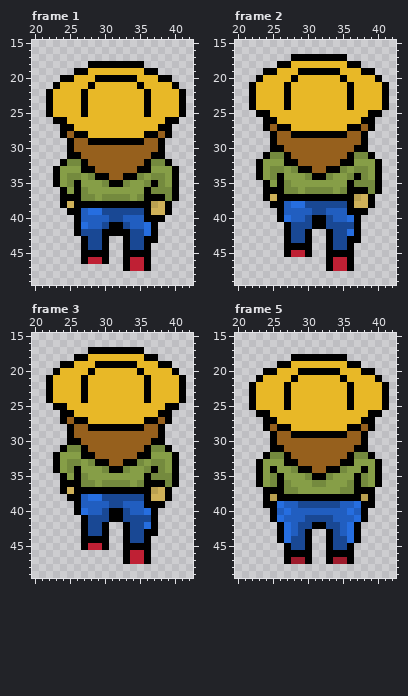
A pixel-art file gets an edit: assets/walkup anim.aseprite. That is the earlier state.
64x64 pixels, 10 frames. Shown: frame 1: x 20..42, y 15..49; frame 2: x 20..42, y 15..49; frame 3: x 20..42, y 15..49; frame 5: x 20..42, y 15..49. The commit also changed other frames, which this record leaves out.
Once edited:
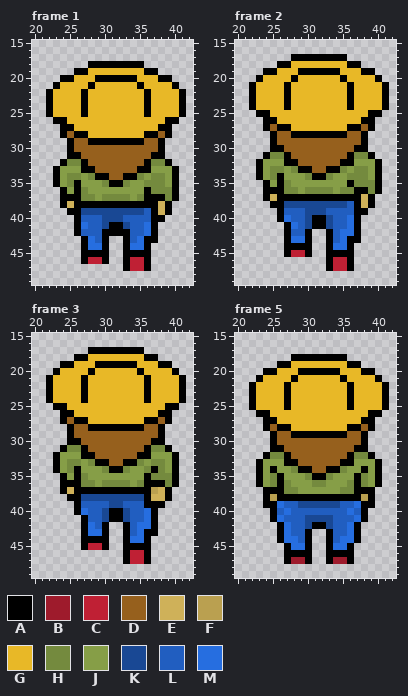
Palette (. is transparent): A #000000  B #9e1b2c  C #bf2034  D #96601d  E #cfb159  F #baa050  G #e8b827  H #748a3e  J #869e47  K #194894  L #215ec0  M #266ee0
From the commit log: walk up anim half fix todo in Notion
What changed:
--- frame 1
@@ x 25..39 @@
 34 HHJHAADDAAHJHHJ
-35 HAJJJHAAHJJHAHJ
+35 HAJJJHAAHJJHHHJ
 36 JAHJJJJJJJJAHHH
 37 AAHHJHHHHJHAAAH
-38 EAAAAAAAAAAAFEA
-39 AALMMKKKKKKAEEA
-40 .ALLLLKKLLLAAA.
+38 EAAAAAAAAAAAAEA
+39 AAKKKKKKKKKLAEA
+40 .ALLLKKKLLLLAA.
 41 .AMLLKAAKLLMA..
-42 .AKKKAAAAKKMA..
-43 ..AKKA..AKKAA..
-44 ..AKKA..AKKA...
+42 .ALLLAAAALLMA..
+43 ..AMLA..ALMAA..
+44 ..AMMA..AMMA...
 45 ..AAAA..AAAA...
--- frame 2
@@ x 25..39 @@
 33 HHJHAADDAAHJHHJ
-34 HAJJJHAAHJJHAHJ
+34 HAJJJHAAHJJHHHJ
 35 JAHJJJJJJJJAHHH
-36 AAHHJHHHHJHAAAH
-37 EAAAAAAAAAAAFEA
-38 AALMMKKKKKKAEEA
-39 .ALLLLKKLLLAAA.
+36 AAHHJHHHHJHHAAH
+37 EAAAAAAAAAAAAEA
+38 AAKKKKKKKKKLAEA
+39 .ALLLKKKLLLLAA.
 40 .AMLLKAAKLLMA..
-41 ..AKKKAAKKKKA..
-42 ..AKKA..AKKMA..
-43 ..AKKA..AKKAA..
-44 ..AAAA..AKKA...
+41 ..AMLKAAKLLMA..
+42 ..ALLA..ALMMA..
+43 ..AMMA..ALMAA..
+44 ..AAAA..AMMA...
 45 ..ACCA..AAAA...
--- frame 3
@@ x 25..38 @@
 37 EAAAAAAAAAAAFE
-38 AALMMKKKKKKAEE
+38 AAKKKKKKKKKAEE
 39 .ALLLLKKLLLAAA
 40 .AMLLKAAKLLMA.
-41 ..AKKKAAKKKKA.
-42 ..AKKA..AKKMA.
-43 ..AKKA..AKKAA.
-44 ..AAAA..AKKA..
+41 ..ALLKAAKLLMA.
+42 ..AMLA..ALMMA.
+43 ..AMMA..ALMAA.
+44 ..AAAA..AMMA..
 45 ..ACCA..AAAA..
--- frame 5
@@ x 26..37 @@
 41 MLLLKKKKLLLM
-42 AMLKKAAKKLMA
-43 AMLKA..AKLMA
-44 AMKKA..AKKMA
-45 .AKKA..AKKA.
+42 AMLLKAAKLLMA
+43 AMLLA..ALLMA
+44 AMMLA..ALMMA
+45 .AMMA..AMMA.
 46 .AAAA..AAAA.
Where, in picture pixels (left, top, right, bottom), the same in both pictures:
changed: (81, 180, 158, 250)
changed: (284, 173, 361, 250)
changed: (81, 494, 151, 543)
changed: (291, 522, 347, 550)
